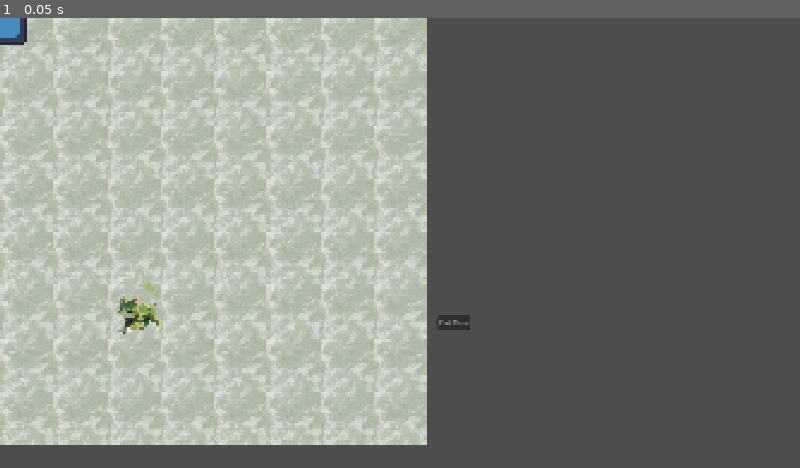
Above: before the commit, frame 1.
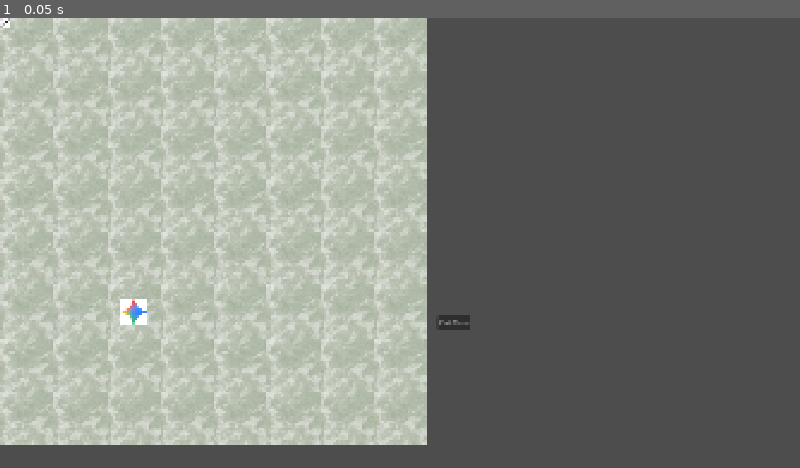
Above: after the commit, the same moment.

Repository: xiaohuangji2020/SpiritTactics
Game: Godot game, scene res://scenes/core/BattleScene.tscn
Same seed, same stepped clock (60 frames per second), same inputs: the game is played once before the commit and once after it. The engine's default icon, where the game draws it, is replaced by a stand-in: a white triangle on a blue panel in a dark square.
Inputs:
- Up to frame 1 (0.05 s): no input

The runs differ from the first frame. In frame 1, 0.5% of the frame differs, in the area x 0-21%, y 0-71%.

Commit message:
搭建基础框架

Diff:
--- a/resources/beasts/GenericBeast.tres
+++ b/resources/beasts/GenericBeast.tres
@@ -6,7 +6,7 @@
 
 [resource]
 script = ExtResource("1_b7qa8")
-beast_name = "叶隐喵"
+beast_name = "gemini"
 max_hp = 100
 speed = 8
 skills = Array[ExtResource("2_2n0j0")]([ExtResource("3_dffo7")])
--- /dev/null
+++ b/resources/levels/Level01.tres
@@ -0,0 +1,15 @@
+[gd_resource type="Resource" script_class="LevelData" load_steps=4 format=3 uid="uid://b2pdlk23pkls5"]
+
+[ext_resource type="Script" uid="uid://d106mt47lbevq" path="res://scripts/data/UnitData.gd" id="1_tcpmk"]
+[ext_resource type="Script" uid="uid://ctfdj41it6lw5" path="res://scripts/data/LevelData.gd" id="2_c5mif"]
+
+[sub_resource type="Resource" id="Resource_tcpmk"]
+script = ExtResource("1_tcpmk")
+start_position = Vector2i(0, 0)
+metadata/_custom_type_script = "uid://d106mt47lbevq"
+
+[resource]
+script = ExtResource("2_c5mif")
+play_units = [SubResource("Resource_tcpmk")]
+enemy_units = Array[ExtResource("1_tcpmk")]([])
+metadata/_custom_type_script = "uid://ctfdj41it6lw5"
--- a/scenes/beast/BeastBase.tscn
+++ b/scenes/beast/BeastBase.tscn
@@ -1,8 +1,8 @@
 [gd_scene load_steps=5 format=3 uid="uid://bpiqgpuxouu48"]
 
-[ext_resource type="Texture2D" uid="uid://tvgnbw25gh4a" path="res://assets/images/sprites/leafcat.png" id="1_0f3ei"]
 [ext_resource type="Script" uid="uid://kvguboxb64ly" path="res://scripts/entities/beast/BeastBase.gd" id="1_mbyv8"]
 [ext_resource type="Resource" uid="uid://bh1oy8q27tmvd" path="res://resources/beasts/GenericBeast.tres" id="2_8hh5t"]
+[ext_resource type="Texture2D" uid="uid://b4quhus3o4lfj" path="res://assets/images/sprites/gemini.png" id="3_8hh5t"]
 
 [sub_resource type="RectangleShape2D" id="RectangleShape2D_6d5ps"]
 size = Vector2(334, 263)
@@ -12,7 +12,7 @@
 data = ExtResource("2_8hh5t")
 
 [node name="Sprite2D" type="Sprite2D" parent="."]
-texture = ExtResource("1_0f3ei")
+texture = ExtResource("3_8hh5t")
 
 [node name="Area2D" type="Area2D" parent="."]
 collision_layer = 2
--- a/scenes/beast/BeastBase2.tscn
+++ b/scenes/beast/BeastBase2.tscn
@@ -2,7 +2,7 @@
 
 [ext_resource type="Script" uid="uid://kvguboxb64ly" path="res://scripts/entities/beast/BeastBase.gd" id="1_d66tx"]
 [ext_resource type="Resource" uid="uid://cpgd3ur5252yl" path="res://resources/beasts/GenericBeast2.tres" id="2_l3iwn"]
-[ext_resource type="Texture2D" uid="uid://1s0ndd8xyx6c" path="res://icon.svg" id="3_l3iwn"]
+[ext_resource type="Texture2D" uid="uid://cksq67afjdk0y" path="res://assets/images/sprites/gpt.png" id="3_l3iwn"]
 
 [sub_resource type="RectangleShape2D" id="RectangleShape2D_6d5ps"]
 size = Vector2(334, 263)
--- a/scenes/core/BattleScene.tscn
+++ b/scenes/core/BattleScene.tscn
@@ -282,7 +282,6 @@
 [node name="BeastBase2" parent="units" instance=ExtResource("3_q6c5s")]
 
 [node name="BeastBase" parent="units" instance=ExtResource("3_7aseh")]
-scale = Vector2(0.3, 0.3)
 
 [node name="Camera2D" type="Camera2D" parent="."]
 offset = Vector2(960, 540)
--- a/scripts/data/BeastData.gd
+++ b/scripts/data/BeastData.gd
@@ -1,3 +1,4 @@
+# 精灵信息
 extends Resource
 class_name BeastData
 
--- /dev/null
+++ b/scripts/data/LevelData.gd
@@ -0,0 +1,11 @@
+# 关卡信息
+extends Resource
+class_name LevelData
+
+# 导出一个数组，数组的每个元素都是一个单位的配置
+@export var play_units: Array[UnitData]
+@export var enemy_units: Array[UnitData]
+
+# 未来还可以添加：
+# @export var initial_weather: WeatherTypeEnum
+# @export var map_template: MapTemplate
--- a/scripts/data/SkillData.gd
+++ b/scripts/data/SkillData.gd
@@ -1,3 +1,4 @@
+# 技能信息
 extends Resource
 class_name SkillData
 
--- /dev/null
+++ b/scripts/data/UnitData.gd
@@ -0,0 +1,6 @@
+# 单元格信息，配合关卡信息
+extends Resource
+class_name UnitData
+
+@export var beast_data: BeastData # 这个单位用什么数据？
+@export var start_position: Vector2i # 它的初始格子坐标是？
Binary file added: assets/images/sprites/gemini.png
Not shown, added: assets/images/sprites/gemini.png.import
Binary file added: assets/images/sprites/gpt.png
Not shown, added: assets/images/sprites/gpt.png.import
Not shown, added: scripts/data/LevelData.gd.uid
Not shown, added: scripts/data/UnitData.gd.uid
